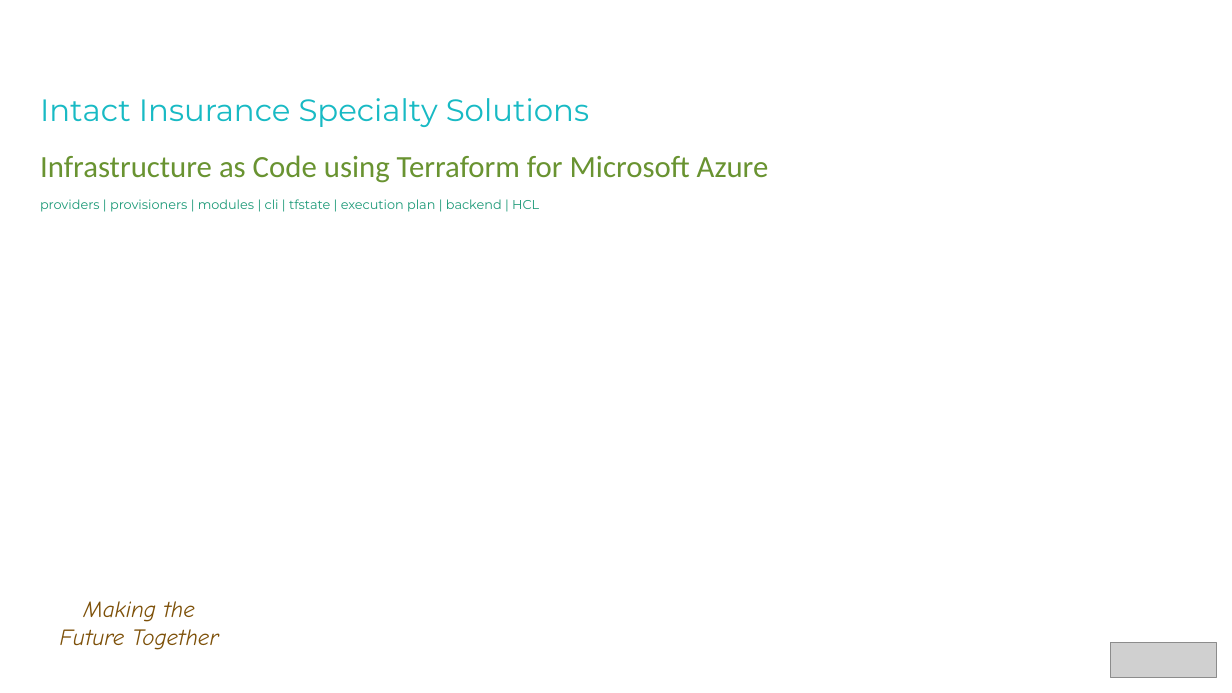
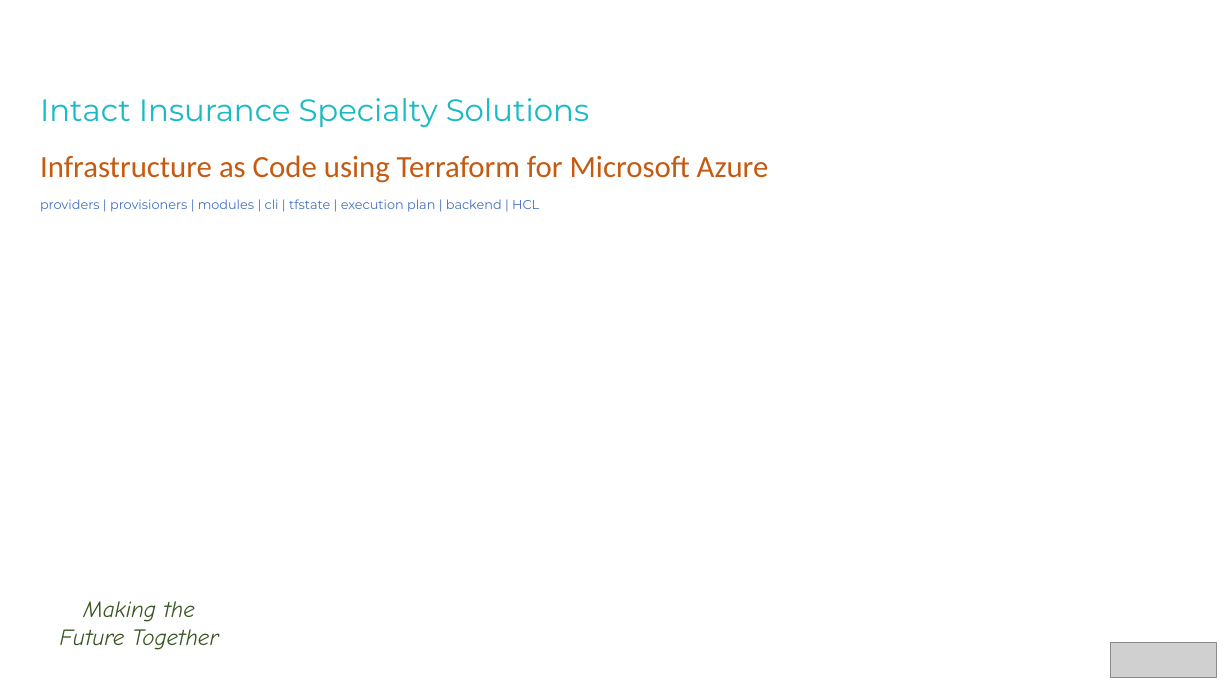
Before and after one commit to mahs86/Terraform_Slides, a slide deck: slide 1 of IaC using Terraform.pptx. Drawn at 1232x693 pixels with LibreOffice and Linux fonts; fonts in the diff are those of the drawing; grey boxes stand for pictures; background and template pictures are left out. Boxes give left, top, right and bottom in pixels: in the first picture for what was removed or moved away, otherwise in the second. Text is boxed around its words. In the diff, an @@ line names an element or a change of style, - is before the commit and + after.

```diff
--- a/IaC using Terraform.pptx
+++ b/IaC using Terraform.pptx
@@ text "Intact Insurance Specialty Solutions Infrastructure ..." at (40,98,769,212): text colour #699331 to #C55A11 in "Infrastructure as Code using Terraform for Microsoft ..."; text colour #1D9A78 to #4472C4 in "providers | provisioners | modules | cli ..." @@
@@ text "Making the Future Together" at (60,601,218,650): text colour #7D5008 to #385723 @@
```
Also in this commit, not shown: 3 other slides changed, 1 slide added, 3 slides removed, 12 other files.
